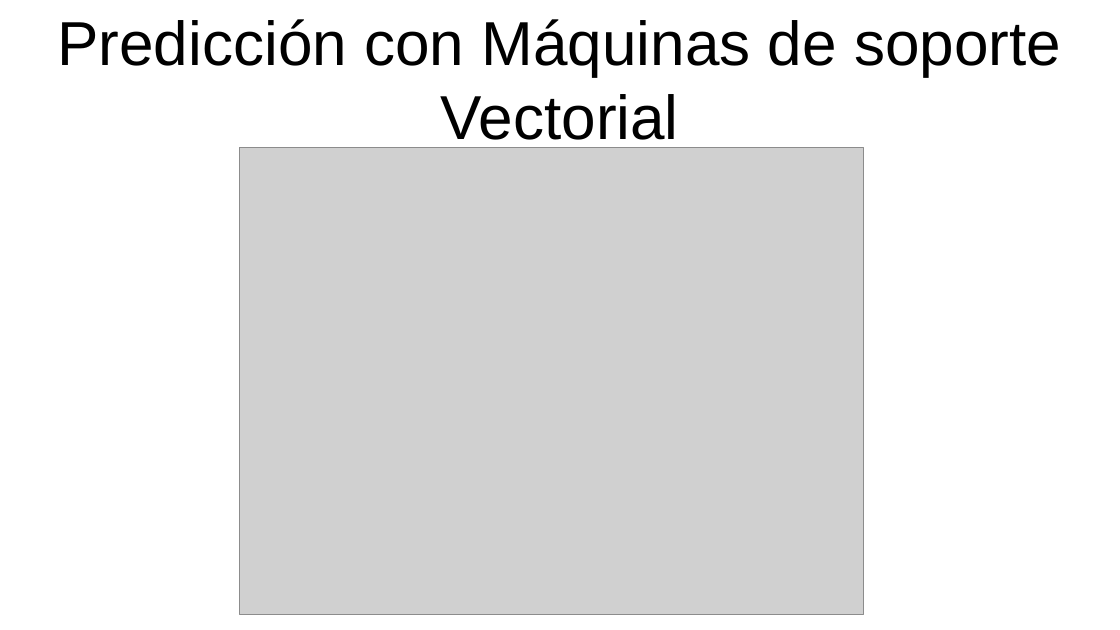
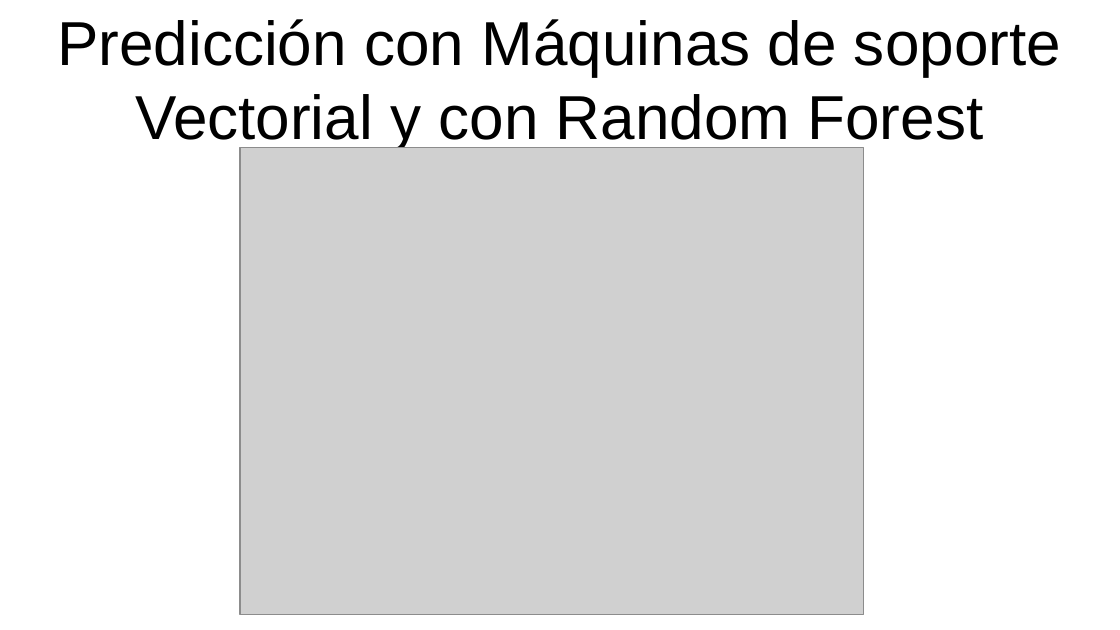
Before and after one commit to marco-canas/arima, a slide deck: slide 2 of presentacion_jornadas_investigacion/las diapositivas_marco_julio.pptx. Drawn at 1120x630 pixels with LibreOffice and Linux fonts; fonts in the diff are those of the drawing; grey boxes stand for pictures. Boxes give left, top, right and bottom in pixels: in the first picture for what was removed or moved away, otherwise in the second. Text is boxed around its words. In the diff, an @@ line names an element or a change of style, - is before the commit and + after.

```diff
--- a/presentacion_jornadas_investigacion/las diapositivas_marco_julio.pptx
+++ b/presentacion_jornadas_investigacion/las diapositivas_marco_julio.pptx
@@ title at <box>57,19,1061,151</box>: text changed @@
-Predicción con Máquinas de soporte Vectorial
+Predicción con Máquinas de soporte Vectorial y con Random Forest
```
Also in this commit, not shown: 2 other slides changed, 6 other files.
